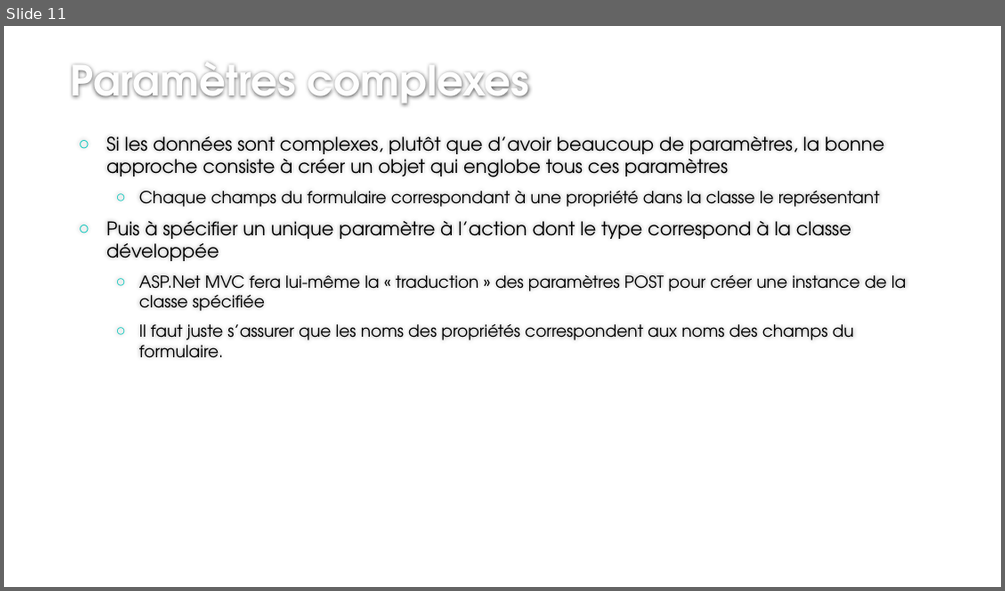
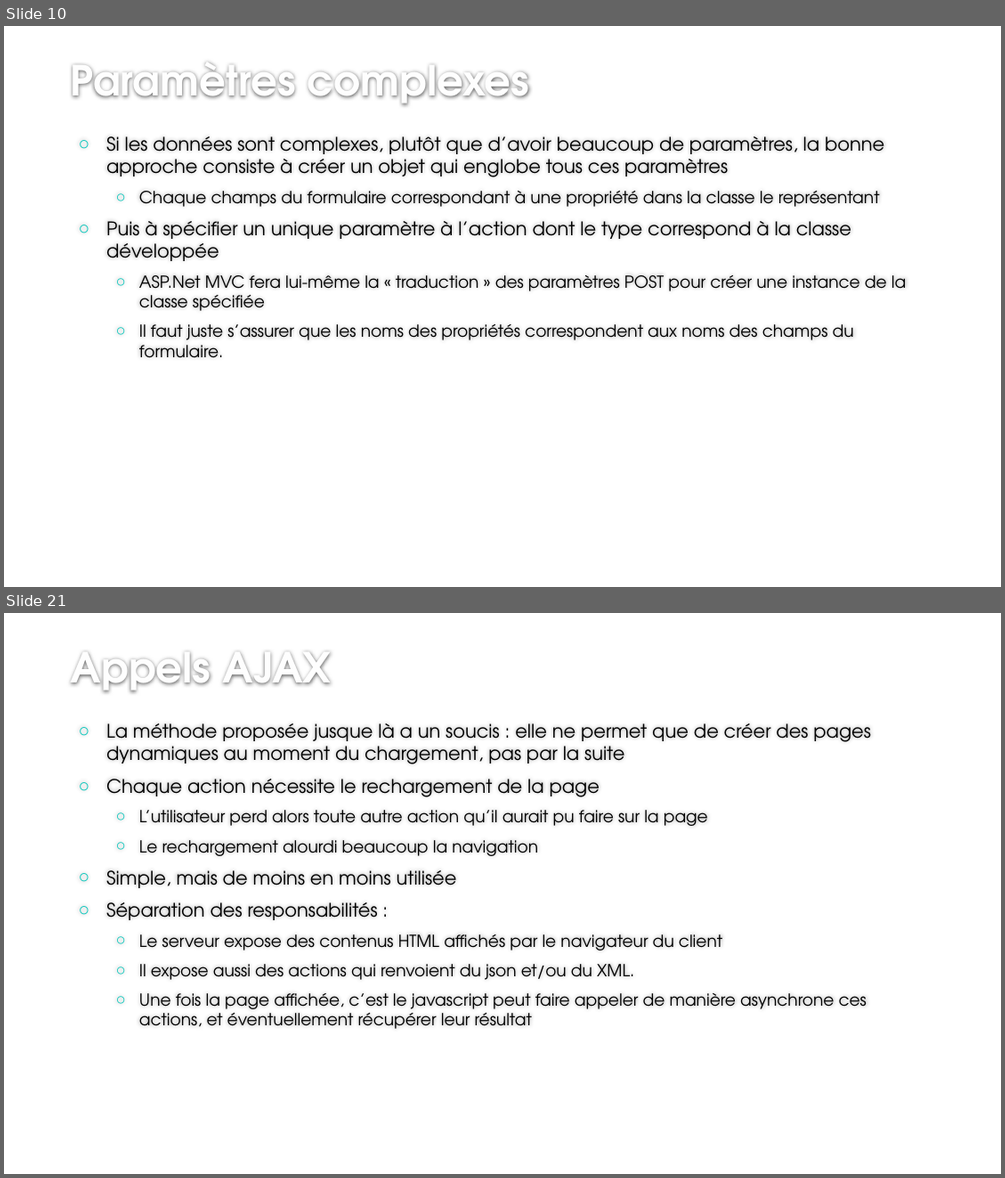
Before and after one commit to jcchalte/PresentationsCCI, a slide deck: 2018-2019/C#/ASP.Net/Cours 2/Introduction au développement Web en ASP - 5 .pptx. Shown one above the other, each under a label of ours: slide 11 before the commit, slides 10 and 21 after it; the slides between them are not shown. The pictures are 1005x591 and 1005x1178 pixels, drawn with LibreOffice and Linux fonts; fonts in the diff are those of the drawing; background and template pictures are left out. Boxes give left, top, right and bottom in pixels: in the first picture for what was removed or moved away, otherwise in the second. Text is boxed around its words. In the diff, an @@ line names an element or a change of style, - is before the commit and + after.

Commit message:
Ajouts page disposition et AJAX

```diff
--- a/2018-2019/C#/ASP.Net/Cours 2/Introduction au développement Web en ASP - 5 .pptx
+++ b/2018-2019/C#/ASP.Net/Cours 2/Introduction au développement Web en ASP - 5 .pptx
@@ slide 21 added at (x1=4, y1=613, x2=1001, y2=1174), background #FFFFFF @@
@@ title added at (x1=71, y1=652, x2=332, y2=693), 40 pt, text #FEFEFE, bold @@
+Appels AJAX
@@ text added at (x1=106, y1=723, x2=871, y2=1029), 16 pt, text #000000 @@
+○ La méthode proposée jusque là a un soucis : elle ne permet que de créer des pages dynamiques au moment du chargement, pas par la suite
+○ Chaque action nécessite le rechargement de la page
+  ○ L’utilisateur perd alors toute autre action qu’il aurait pu faire sur la page
+  ○ Le rechargement alourdi beaucoup la navigation
+○ Simple, mais de moins en moins utilisée
+○ Séparation des responsabilités :
+  ○ Le serveur expose des contenus HTML affichés par le navigateur du client
+  ○ Il expose aussi des actions qui renvoient du json et/ou du XML.
+  ○ Une fois la page affichée, c’est le javascript peut faire appeler de manière asynchrone ces actions, et éventuellement récupérer leur résultat
@@ what was slide 11 is now slide 10 @@
```
Also in this commit, not shown: 1 slide changed, 13 other slides added, 1 slide removed.
